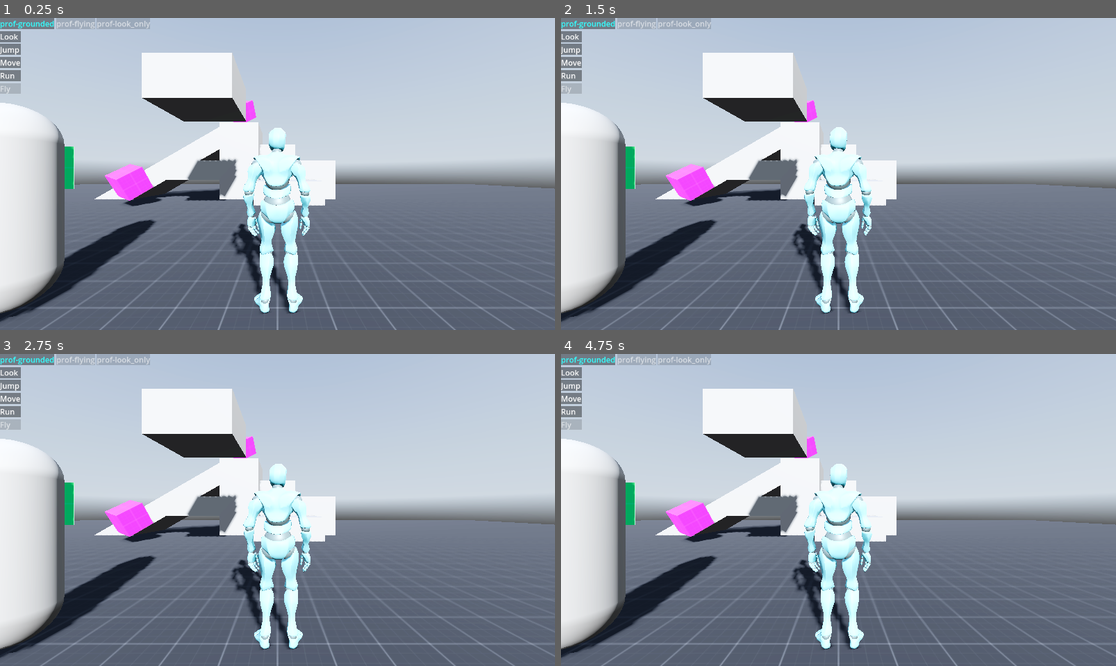
Above: before the commit, frames 1-4 (two rows, left to right).
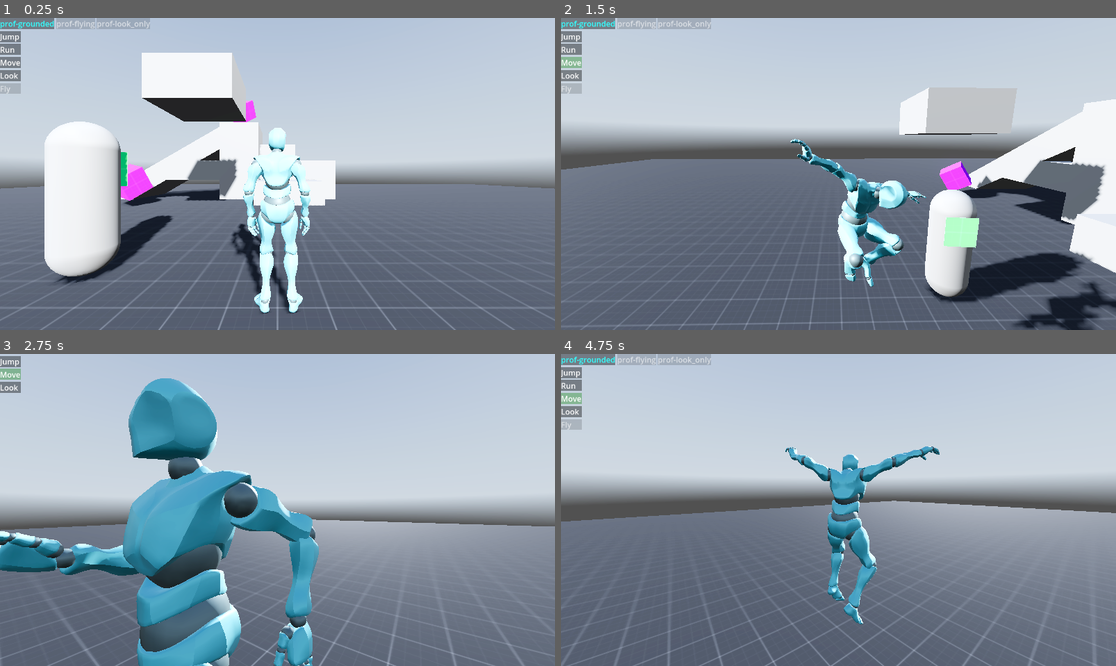
Above: after the commit, the same moments.

Repository: PantheraDigital/Modular-Character-Controller-for-Godot
Game: Godot game, scene res://controller_examples/scenes/Level.tscn
The game is run twice, just before and just after one commit, with the same random seed, the same clock (stepped at 60 frames per second) and the same inputs. A sky picture missing from this copy of the repository is replaced by a grey-blue gradient.
Inputs (mouse positions are in pixels of both pictures, inside the frame that each line leads up to):
- Up to frame 1 (0.25 s): no input
- Up to frame 2 (1.5 s): tap Enter at 0.5 s; move the mouse to (960, 158) at 0.52 s; hold D (move_right) 0.53-1.28 s; hold Alt (dash) 0.53-1.28 s; click (960, 158) at 0.67 s; tap Space (jump) at 0.77 s; move the mouse to (810, 174) at 1.27 s; hold Q (fly_up) from 1.28 s (still down); tap Shift (run) at 1.35 s
- Up to frame 3 (2.75 s): keep holding Q (fly_up); tap Space (jump) at 1.52 s; move the mouse to (288, 503) at 2.02 s; tap Tab at 2.1 s
- Up to frame 4 (4.75 s): keep holding Q (fly_up); move the mouse to (832, 516) at 2.77 s; tap Alt (dash) at 2.85 s; click (832, 516) at 2.92 s; tap Space (jump) at 3.02, 3.77, 4.52 s; move the mouse to (877, 513) at 3.52 s; hold Shift (run) 3.53-4.28 s; move the mouse to (794, 506) at 4.27 s; tap Tab at 4.35 s

The runs differ from the first frame. In frame 1, 12% of the frame differs, in the area x 0-32%, y 5-98%; in frame 2, 44%, in the area x 0-100%, y 5-100%; in frame 3, 42%; in frame 4, 36%.
Error before the commit: Parse Error: The member "_action_manager" already exists in parent class Controller. (res://controller_examples/scripts/controllers/controller_player.gd:15)

Commit message:
Added _action_manager to Controller
Controller auto sets _action_manager when controlled_obj is set

Diff:
--- a/controller_examples/scripts/controllers/controller_ai.gd
+++ b/controller_examples/scripts/controllers/controller_ai.gd
@@ -4,12 +4,6 @@
 ## Example of a very basic ai controller.
 
 
-var _action_manager: ActionManager
-
-
-func _on_controlled_obj_change():
-	_action_manager = controlled_obj.find_child("ActionManager")
-
 
 func _process(_delta: float) -> void:
 	# walk in circle by adding forward movement and a constant 5 degree horizontile rotation to direction faced.
--- a/controller_examples/scripts/controllers/controller_player.gd
+++ b/controller_examples/scripts/controllers/controller_player.gd
@@ -12,8 +12,6 @@
 const DOUBLE_TAP_DELAY: float = 0.25
 
 
-var _action_manager: ActionManager
-
 var _last_input_window: float = 0.0
 var _last_input: StringName
 
@@ -21,7 +19,6 @@
 
 
 func _on_controlled_obj_change():
-	_action_manager = controlled_obj.get_node("ActionManager")
 	var _cam_control: Node3D = controlled_obj.get_node("CamPivot")
 	if _cam_control.camera:
 		_cam_control.camera.make_current()
